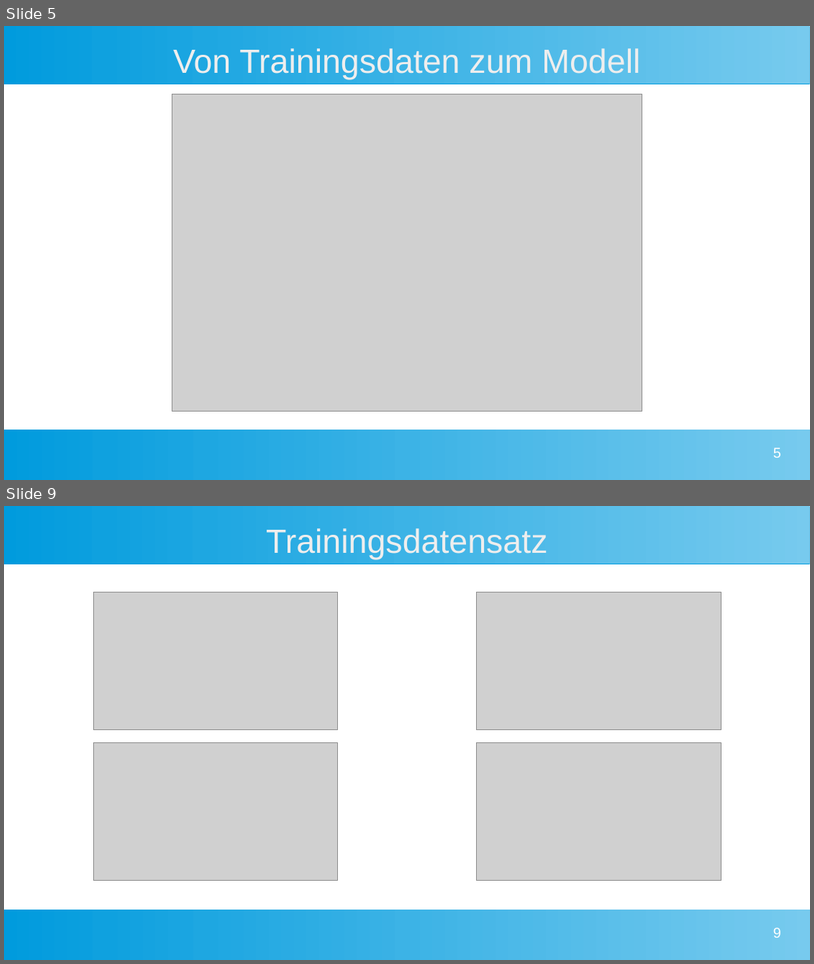
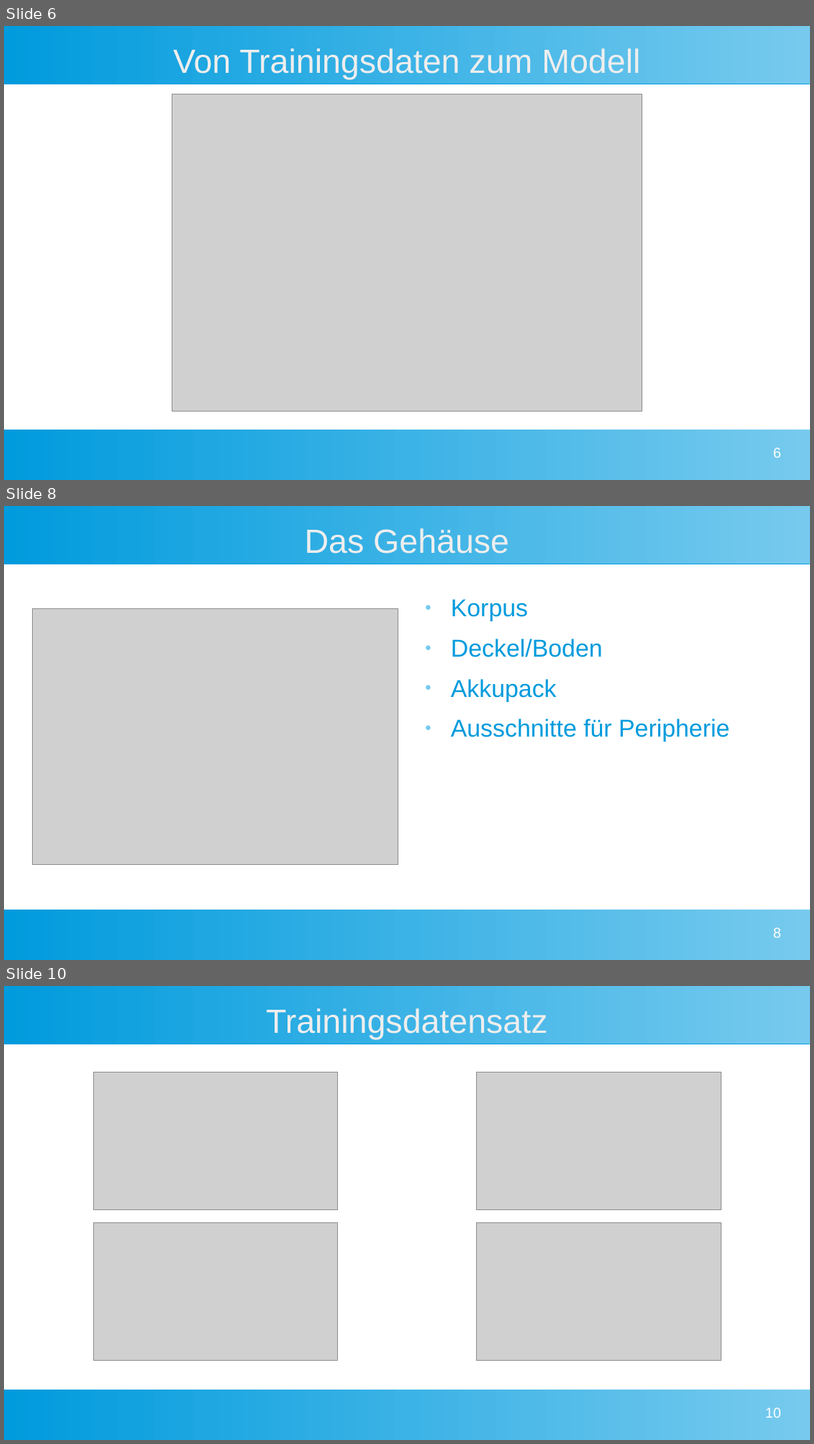
Before and after one commit to Commander-Philip/the-machine-learning-brick, a slide deck: docs/Präsentation Philip.odp. Shown one above the other, each under a label of ours: slides 5 and 9 before the commit, slides 6, 8 and 10 after it; the slides between them are not shown. The pictures are 814x964 and 814x1444 pixels, drawn with LibreOffice and Linux fonts; fonts in the diff are those of the drawing; grey boxes stand for pictures. Boxes give left, top, right and bottom in pixels: in the first picture for what was removed or moved away, otherwise in the second. Text is boxed around its words. In the diff, an @@ line names an element or a change of style, - is before the commit and + after.

```diff
--- a/docs/Präsentation Philip.odp
+++ b/docs/Präsentation Philip.odp
@@ slide 8 added at <box>4,506,810,960</box>, background #FFFFFF; not listed: 2 template elements that a slide beside it also shows @@
@@ title added at <box>305,528,509,554</box>, 33 pt, text #EEEEEE @@
+Das Gehäuse
@@ picture added at <box>33,608,398,865</box> @@
@@ text added at <box>451,599,730,741</box>, 24 pt, text #009BDD @@
+● Korpus
+● Deckel/Boden
+● Akkupack
+● Ausschnitte für Peripherie
@@ page number added at <box>774,927,782,937</box>, 14 pt, text #FFFFFF @@
+8
@@ what was slide 5 is now slide 6 @@
@@ page number at <box>774,447,782,457</box>: text changed @@
-5
+6
@@ what was slide 9 is now slide 10 @@
@@ page number at <box>766,1407,782,1417</box>: text changed @@
-9
+10
```
Also in this commit, not shown: 3 slides changed, 6 other slides added, 4 slides removed, 1 other file.
